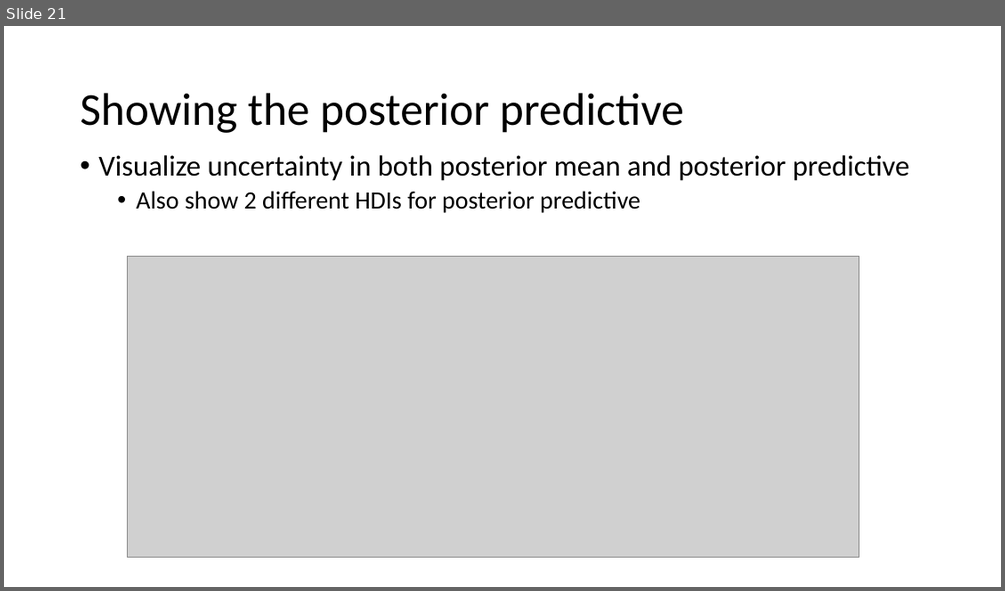
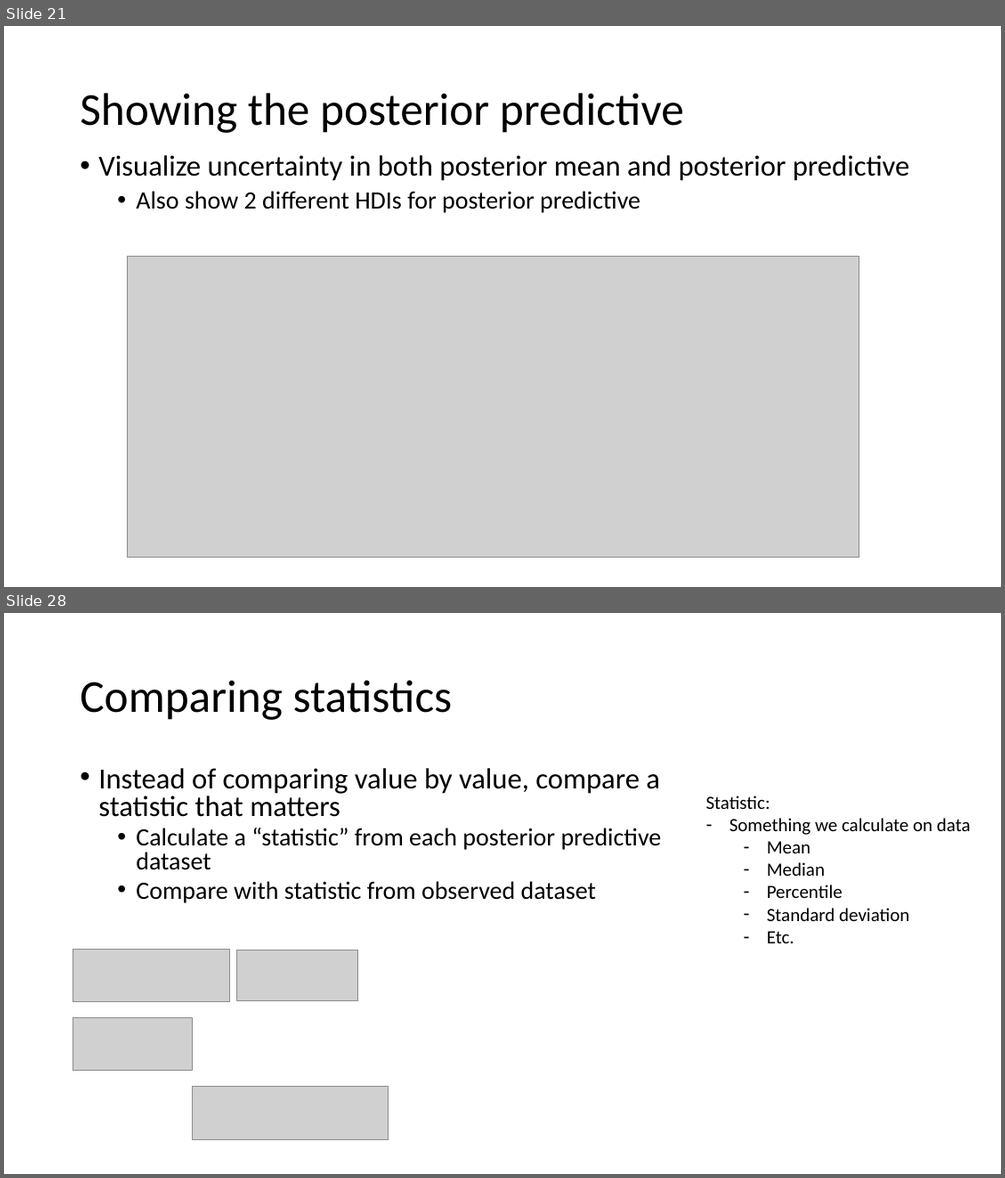
Before and after one commit to opherdonchin/StatisticalComputationAndAnalysis, a slide deck: Lectures/Lecture 6 Linear models.pptx. Shown one above the other, each under a label of ours: slide 21 before the commit, slides 21 and 28 after it; the slides between them are not shown. The pictures are 1005x591 and 1005x1178 pixels, drawn with LibreOffice and Linux fonts; fonts in the diff are those of the drawing; grey boxes stand for pictures. Boxes give left, top, right and bottom in pixels: in the first picture for what was removed or moved away, otherwise in the second. Text is boxed around its words. In the diff, an @@ line names an element or a change of style, - is before the commit and + after.

```diff
--- a/Lectures/Lecture 6 Linear models.pptx
+++ b/Lectures/Lecture 6 Linear models.pptx
@@ slide 28 added at [4, 613, 1001, 1174], background #FFFFFF @@
@@ title added at [80, 680, 453, 720], 44 pt, text #000000 @@
+Comparing statistics
@@ text added at [98, 768, 662, 903], 24 pt, text #000000 @@
+• Instead of comparing value by value, compare a statistic that matters
+  • Calculate a “statistic” from each posterior predictive dataset
+  • Compare with statistic from observed dataset
@@ text added at [706, 795, 971, 943], 18 pt, text #000000 @@
+Statistic:
+– Something we calculate on data
+  – Mean
+  – Median
+  – Percentile
+  – Standard deviation
+  – Etc.
@@ picture added at [73, 949, 230, 1002] @@
@@ picture added at [236, 950, 358, 1001] @@
@@ picture added at [73, 1018, 193, 1070] @@
@@ picture added at [193, 1086, 388, 1140] @@
```
Also in this commit, not shown: 3 slides changed, 16 other slides added, 4 other files.
